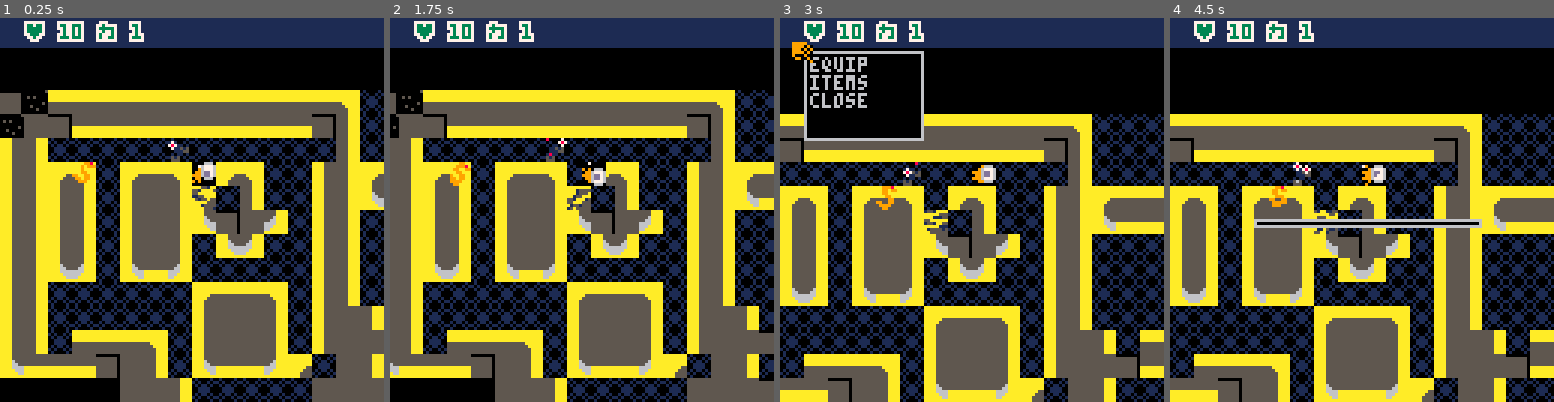
Above: before the commit, frames 1-4 (left to right).
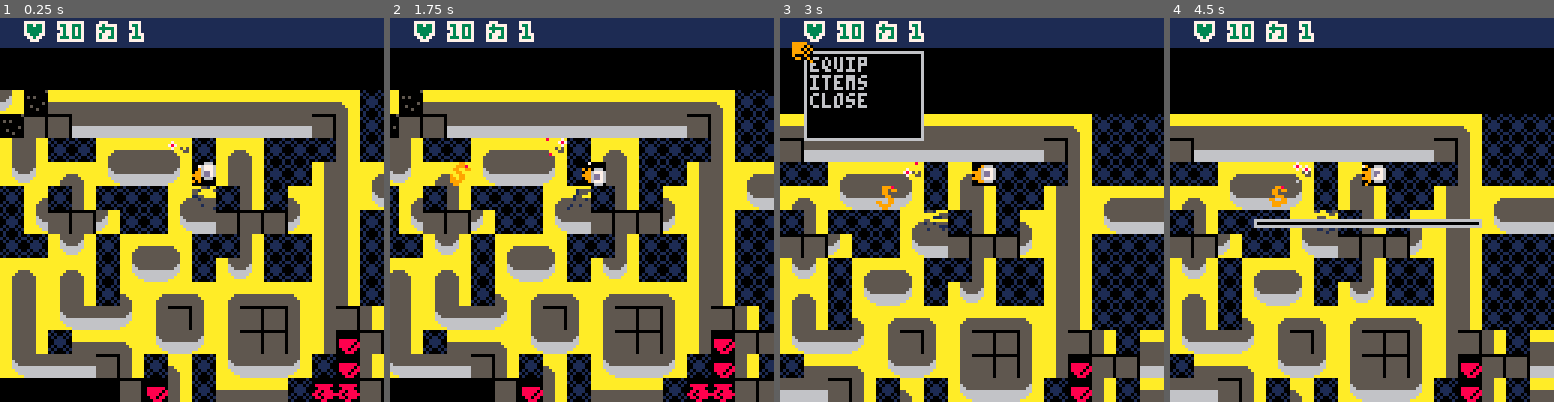
Above: after the commit, the same moments.

Repository: chebastian/picoabyss
Game: PICO-8 cartridge rouge.p8
Same seed, same stepped clock (60 frames per second), same inputs: the game is played once before the commit and once after it.
Inputs:
- Up to frame 1 (0.25 s): no input
- Up to frame 2 (1.75 s): tap X (X key) at 0.33, 1.07 s; tap O (Z key) at 0.7, 1.7 s; hold Right from 1.6 s (still down)
- Up to frame 3 (3 s): tap X (X key) at 1.85, 2.97 s; release Right at 2.1 s; tap O (Z key) at 2.1, 2.5, 2.9 s; hold Up 2.15-2.42 s; hold Right from 2.47 s (still down)
- Up to frame 4 (4.5 s): release Right at 3.03 s; hold Left 3.08-3.58 s; tap O (Z key) at 3.3, 3.7, 4.1 s; hold Down 3.63-3.97 s; hold Right from 4.02 s (still down); tap X (X key) at 4.08 s

The runs differ from the first frame. In frame 1, 31% of the frame differs, in the area x 0-100%, y 18-100%; in frame 2, 30%; in frame 3, 26%; in frame 4, 25%.

Commit message:
corners bugfix

Diff:
--- a/level.lua
+++ b/level.lua
@@ -8,23 +8,24 @@
     -- if sig_match(sig, 0b10101111,0b10001001) then
     local sld = chk_solid(p(x,y))
     if sig_match(sig, 0b10101111,0b10001101) and not sld then
-        mset(x,y,146) --right
+        mset(x,y,146) --left
+    -- elseif sig_match(sig, 0b11011111,0b11001111) and sld then
     elseif sig_match(sig, 0b11011111,0b11001111) and sld then
-        mset(x,y,144) --left
-    elseif sig_match(sig, 0b00011111,0b0001101) and not sld then
+        mset(x,y,144) --right
+    elseif sig_match(sig, 0b01011111,0b01001101) and not sld then
         mset(x,y,147) --top
     elseif sig_match(sig, 0b11101100,0b11001100) and sld then
         mset(x,y,145) --bottom
     elseif sig_match(sig, 0b11001111,0b11001101) and not sld then
         mset(x,y,161) --top left corner
-    elseif sig_match(sig, 0b01111101,0b01101101) and not sld then
-        mset(x,y,163) --top right corner
-    elseif sig_match(sig, 0b11101101,0b11001101) and not sld then
+    elseif sig_match(sig, 0b00011101,0b01101101) and not sld then
+        mset(x,y,163) --top right corner (incorrect)
+    elseif sig_match(sig, 0b11101101,0b11001101)  and not sld then
         mset(x,y,160) --bottom left corner
-    elseif sig_match(sig, 0b11001101,0b11001101) and sld then
+    elseif sig_match(sig, 0b11001101,0b11001111) and sld then
         mset(x,y,162) --bottom right corner (!done)
-    elseif sig_match(sig, 0b11111111,0b11001111) and sld then
-        mset(x,y,132) --solid not (correct?)
+    -- elseif sig_match(sig, 0b11111111,0b11001111) and sld then
+    --     mset(x,y,132) --solid not (correct?)
     end
  end)
 end
--- a/rouge.p8
+++ b/rouge.p8
@@ -2260,10 +2260,10 @@
 5555aaaa55555555aaaa5555aaaaaaaa000000000000000000000000000000000000000000000000000009900000000000000d6d000000d60009909055555500
 5555aaaa55555555aaaa5555aaaaaaaa00000000000000000000000000000000000000000000000000009900000009900000d6d000000d600099990056666650
 5555aaaa55555555aaaa5555aaaaaaaa0000000000000000000000000000000000000000000000000909900009009900090d6d000900d6000900999056666665
-5555aaaaaaaaaaaaaaaa55555555555500000000000000000000000000000000000000000000000000990000009990000099d000009960000009099056666666
-5555aaaaaaaaaaaaaaaa555555555555000000000000000000000000000000000000000000000000000900000009000000090000000900000090090056666665
-5555aaaaaaaaaaaaaaaa555555555555000000000000000000000000000000000000000000000000090090000900900009009000090090000900900056666650
-5555aaaaaaaaaaaaaaaa555555555555000000000000000000000000000000000000000000000000900000009000000090000000900000000000000055555500
+5555aaaa66666666aaaa55555555555500000000000000000000000000000000000000000000000000990000009990000099d000009960000009099056666666
+5555aaaa66666666aaaa555555555555000000000000000000000000000000000000000000000000000900000009000000090000000900000090090056666665
+5555aaaa66666666aaaa555555555555000000000000000000000000000000000000000000000000090090000900900009009000090090000900900056666650
+5555aaaa66666666aaaa555555555555000000000000000000000000000000000000000000000000900000009000000090000000900000000000000055555500
 aaaa5555aaaaaaaa5555aaaaaaaaaaaa0000000000000000000000000000000000000000000000000000000000000000000000000000000000000000eeeeeeee
 aaaa5555aaaaaaaa5555aaaaaaaaaaaa0000000000000000000000000000000000000000000000000000000000000000000000000000000000000000e99999ee
 aaaa6555aaaaaaaa5556aaaaaaaaaaaa0000000000000000000000000000000000000000000000000000900000000000000000000000000000000000e9999090
@@ -2449,16 +2449,16 @@
 0102030505050505050505050505050505050505050505050505050505050000000000000000000000000000000000000000000000000000000000000000000000000000000000000000000000000000000000000000000000000000000000000000000000000000000000000000000000000000000000000000000000000000
 020101010b0b0b0b0b0b01010101010505050505050505050505050505050000000000000000000000000000000000000000000000000000000000000000000000000000000000000000000000000000000000000000000000000000000000000000000000000000000000000000000000000000000000000000000000000000
 0301050505050505050505050505010505050505050505050505050505050000000000000000000000000000000000000000000000000000000000000000000000000000000000000000000000000000000000000000000000000000000000000000000000000000000000000000000000000000000000000000000000000000
-0501050505050505050505050505010505050505010101010101010105050000000000000000000000000000000000000000000000000000000000000000000000000000000000000000000000000000000000000000000000000000000000000000000000000000000000000000000000000000000000000000000000000000
-0501050105050101050501050505010501090101010505050505050105050000000000000000000000000000000000000000000000000000000000000000000000000000000000000000000000000000000000000000000000000000000000000000000000000000000000000000000000000000000000000000000000000000
-0501050105050101050101010505010505050505010505050505050105050000000000000000000000000000000000000000000000000000000000000000000000000000000000000000000000000000000000000000000000000000000000000000000000000000000000000000000000000000000000000000000000000000
-0501050105050101050501050505010505050505090505050505050105050000000000000000000000000000000000000000000000000000000000000000000000000000000000000000000000000000000000000000000000000000000000000000000000000000000000000000000000000000000000000000000000000000
-0001050105050101050505050505010505050505010901010101010105050000000000000000000000000000000000000000000000000000000000000000000000000000000000000000000000000000000000000000000000000000000000000000000000000000000000000000000000000000000000000000000000000000
-0001050505050505050505050505010505050501010505050501050505050000000000000000000000000000000000000000000000000000000000000000000000000000000000000000000000000000000000000000000000000000000000000000000000000000000000000000000000000000000000000000000000000000
-0001050505050505050101010505010105050501010101010501050505000000000000000000000000000000000000000000000000000000000000000000000000000000000000000000000000000000000000000000000000000000000000000000000000000000000000000000000000000000000000000000000000000000
-00010505050505050501010105050f0101010101010101010501050505000000000000000000000000000000000000000000000000000000000000000000000000000000000000000000000000000000000000000000000000000000000000000000000000000000000000000000000000000000000000000000000000000000
-0001010101010d050501010105050f0905050509050505050501050505000000000000000000000000000000000000000000000000000000000000000000000000000000000000000000000000000000000000000000000000000000000000000000000000000000000000000000000000000000000000000000000000000000
-0000000000010f0f05050505050f0d0101010101010101010101000000000000000000000000000000000000000000000000000000000000000000000000000000000000000000000000000000000000000000000000000000000000000000000000000000000000000000000000000000000000000000000000000000000000
+0501050505010101050501050505010505050505010101010101010105050000000000000000000000000000000000000000000000000000000000000000000000000000000000000000000000000000000000000000000000000000000000000000000000000000000000000000000000000000000000000000000000000000
+0505050105050505050501050505010501090101010505050505050105050000000000000000000000000000000000000000000000000000000000000000000000000000000000000000000000000000000000000000000000000000000000000000000000000000000000000000000000000000000000000000000000000000
+0505010101050505010101010105010505050505010505050505050105050000000000000000000000000000000000000000000000000000000000000000000000000000000000000000000000000000000000000000000000000000000000000000000000000000000000000000000000000000000000000000000000000000
+0505050105050505050501050505010505050505090505050505050105050000000000000000000000000000000000000000000000000000000000000000000000000000000000000000000000000000000000000000000000000000000000000000000000000000000000000000000000000000000000000000000000000000
+0005050505050101050501050505010505050505010901010101010105050000000000000000000000000000000000000000000000000000000000000000000000000000000000000000000000000000000000000000000000000000000000000000000000000000000000000000000000000000000000000000000000000000
+0001050105050505050505050505010505050501010505050501050505050000000000000000000000000000000000000000000000000000000000000000000000000000000000000000000000000000000000000000000000000000000000000000000000000000000000000000000000000000000000000000000000000000
+0001050101010501010501010105010105050501010101010501050505000000000000000000000000000000000000000000000000000000000000000000000000000000000000000000000000000000000000000000000000000000000000000000000000000000000000000000000000000000000000000000000000000000
+00010505050505010105010101050f0101010101010101010501050505000000000000000000000000000000000000000000000000000000000000000000000000000000000000000000000000000000000000000000000000000000000000000000000000000000000000000000000000000000000000000000000000000000
+00010101010105050505010101050f0905050509050505050501050505000000000000000000000000000000000000000000000000000000000000000000000000000000000000000000000000000000000000000000000000000000000000000000000000000000000000000000000000000000000000000000000000000000
+0000000000010f0f05050505050d0d0101010101010101010101000000000000000000000000000000000000000000000000000000000000000000000000000000000000000000000000000000000000000000000000000000000000000000000000000000000000000000000000000000000000000000000000000000000000
 0000000000010d0d0f0d0f0d0d0d0f0100000000000000000000000000000000000000000000000000000000000000000000000000000000000000000000000000000000000000000000000000000000000000000000000000000000000000000000000000000000000000000000000000000000000000000000000000000000
 0000000000010101010101010101010100000000000000000000000000000000000000000000000000000000000000000000000000000000000000000000000000000000000000000000000000000000000000000000000000000000000000000000000000000000000000000000000000000000000000000000000000000000
 
